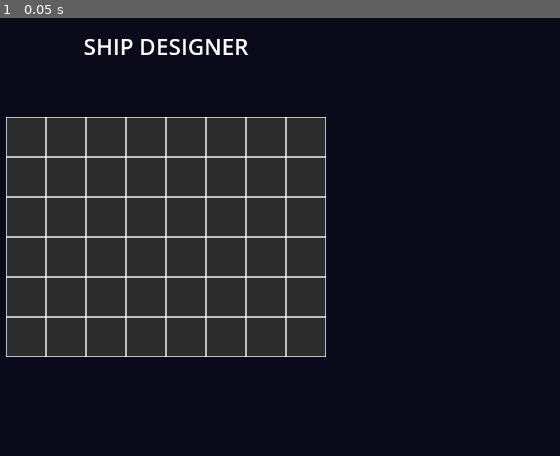
Above: before the commit, frame 1.
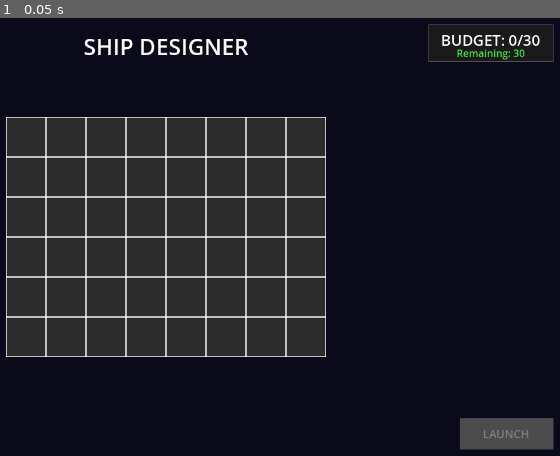
Above: after the commit, the same moment.

Repository: cautiouskurns/Startship-Designer
Game: Godot game, scene res://scenes/main/Main.tscn
Same seed, same stepped clock (60 frames per second), same inputs: the game is played once before the commit and once after it.
Inputs:
- Up to frame 1 (0.05 s): no input

The runs differ from the first frame. In frame 1, 1.8% of the frame differs, in the area x 76-99%, y 1-99%.

Commit message:
Add budget management UI and functionality to ShipDesigner

Diff:
--- a/scenes/designer/ShipDesigner.tscn
+++ b/scenes/designer/ShipDesigner.tscn
@@ -1,6 +1,20 @@
-[gd_scene load_steps=2 format=3 uid="uid://bh4cmg1gk2fmf"]
+[gd_scene load_steps=5 format=3 uid="uid://bh4cmg1gk2fmf"]
 
 [ext_resource type="Script" uid="uid://doyaokjn1138s" path="res://scripts/designer/ShipDesigner.gd" id="1"]
+
+[sub_resource type="StyleBoxFlat" id="StyleBoxFlat_budget"]
+bg_color = Color(0.101961, 0.101961, 0.101961, 1)
+border_width_left = 1
+border_width_top = 1
+border_width_right = 1
+border_width_bottom = 1
+border_color = Color(0.4, 0.4, 0.4, 1)
+
+[sub_resource type="StyleBoxFlat" id="StyleBoxFlat_launch_normal"]
+bg_color = Color(0.172549, 0.290196, 0.54902, 1)
+
+[sub_resource type="StyleBoxFlat" id="StyleBoxFlat_launch_disabled"]
+bg_color = Color(0.298039, 0.298039, 0.298039, 1)
 
 [node name="ShipDesigner" type="Control"]
 layout_mode = 3
@@ -36,5 +50,64 @@
 horizontal_alignment = 1
 vertical_alignment = 1
 
+[node name="BudgetPanel" type="Panel" parent="."]
+layout_mode = 1
+anchors_preset = 1
+anchor_left = 1.0
+anchor_right = 1.0
+offset_left = -220.0
+offset_top = 20.0
+offset_right = -20.0
+offset_bottom = 80.0
+grow_horizontal = 0
+theme_override_styles/panel = SubResource("StyleBoxFlat_budget")
+
+[node name="BudgetLabel" type="Label" parent="BudgetPanel"]
+layout_mode = 1
+anchors_preset = 10
+anchor_right = 1.0
+offset_top = 8.0
+offset_bottom = 32.0
+grow_horizontal = 2
+theme_override_colors/font_color = Color(1, 1, 1, 1)
+theme_override_font_sizes/font_size = 24
+text = "BUDGET: 0/30"
+horizontal_alignment = 1
+vertical_alignment = 1
+
+[node name="RemainingLabel" type="Label" parent="BudgetPanel"]
+layout_mode = 1
+anchors_preset = 10
+anchor_right = 1.0
+offset_top = 34.0
+offset_bottom = 52.0
+grow_horizontal = 2
+theme_override_colors/font_color = Color(0.290196, 0.886275, 0.290196, 1)
+theme_override_font_sizes/font_size = 16
+text = "Remaining: 30"
+horizontal_alignment = 1
+vertical_alignment = 1
+
+[node name="LaunchButton" type="Button" parent="."]
+layout_mode = 1
+anchors_preset = 3
+anchor_left = 1.0
+anchor_top = 1.0
+anchor_right = 1.0
+anchor_bottom = 1.0
+offset_left = -170.0
+offset_top = -70.0
+offset_right = -20.0
+offset_bottom = -20.0
+grow_horizontal = 0
+grow_vertical = 0
+theme_override_colors/font_color = Color(1, 1, 1, 1)
+theme_override_colors/font_disabled_color = Color(0.5, 0.5, 0.5, 1)
+theme_override_font_sizes/font_size = 18
+theme_override_styles/normal = SubResource("StyleBoxFlat_launch_normal")
+theme_override_styles/disabled = SubResource("StyleBoxFlat_launch_disabled")
+text = "LAUNCH"
+disabled = true
+
 [node name="GridContainer" type="Node2D" parent="."]
 position = Vector2(384, 168)
--- a/scripts/designer/ShipDesigner.gd
+++ b/scripts/designer/ShipDesigner.gd
@@ -5,8 +5,19 @@
 const GRID_HEIGHT = 6
 const TILE_SIZE = 64
 
+## Budget values
+var max_budget: int = 30  # Hard-coded for Phase 1
+var current_budget: int = 0
+
 ## Grid container node
 @onready var grid_container: Node2D = $GridContainer
+
+## Budget UI elements
+@onready var budget_label: Label = $BudgetPanel/BudgetLabel
+@onready var remaining_label: Label = $BudgetPanel/RemainingLabel
+
+## Launch button
+@onready var launch_button: Button = $LaunchButton
 
 ## Preload GridTile scene
 var grid_tile_scene = preload("res://scenes/components/GridTile.tscn")
@@ -16,6 +27,7 @@
 
 func _ready():
 	_create_grid()
+	_update_budget_display()
 
 func _create_grid():
 	"""Create an 8x6 grid of tiles"""
@@ -36,3 +48,33 @@
 
 			# Store reference
 			grid_tiles.append(tile)
+
+## Calculate current budget from all placed rooms
+func calculate_current_budget() -> int:
+	var total = 0
+	for tile in grid_tiles:
+		var room_type = tile.get_room_type()
+		if room_type != RoomData.RoomType.EMPTY:
+			total += RoomData.get_cost(room_type)
+	return total
+
+## Update the budget display labels
+func _update_budget_display():
+	current_budget = calculate_current_budget()
+	var remaining = max_budget - current_budget
+
+	# Update budget label
+	budget_label.text = "BUDGET: %d/%d" % [current_budget, max_budget]
+
+	# Update remaining label with color
+	remaining_label.text = "Remaining: %d" % remaining
+	remaining_label.add_theme_color_override("font_color", _get_remaining_color(remaining))
+
+## Get color for remaining budget based on value
+func _get_remaining_color(remaining: int) -> Color:
+	if remaining > 5:
+		return Color(0.290, 0.886, 0.290)  # Green #4AE24A
+	elif remaining >= 1:
+		return Color(0.886, 0.831, 0.290)  # Yellow #E2D44A
+	else:
+		return Color(0.886, 0.290, 0.290)  # Red #E24A4A
